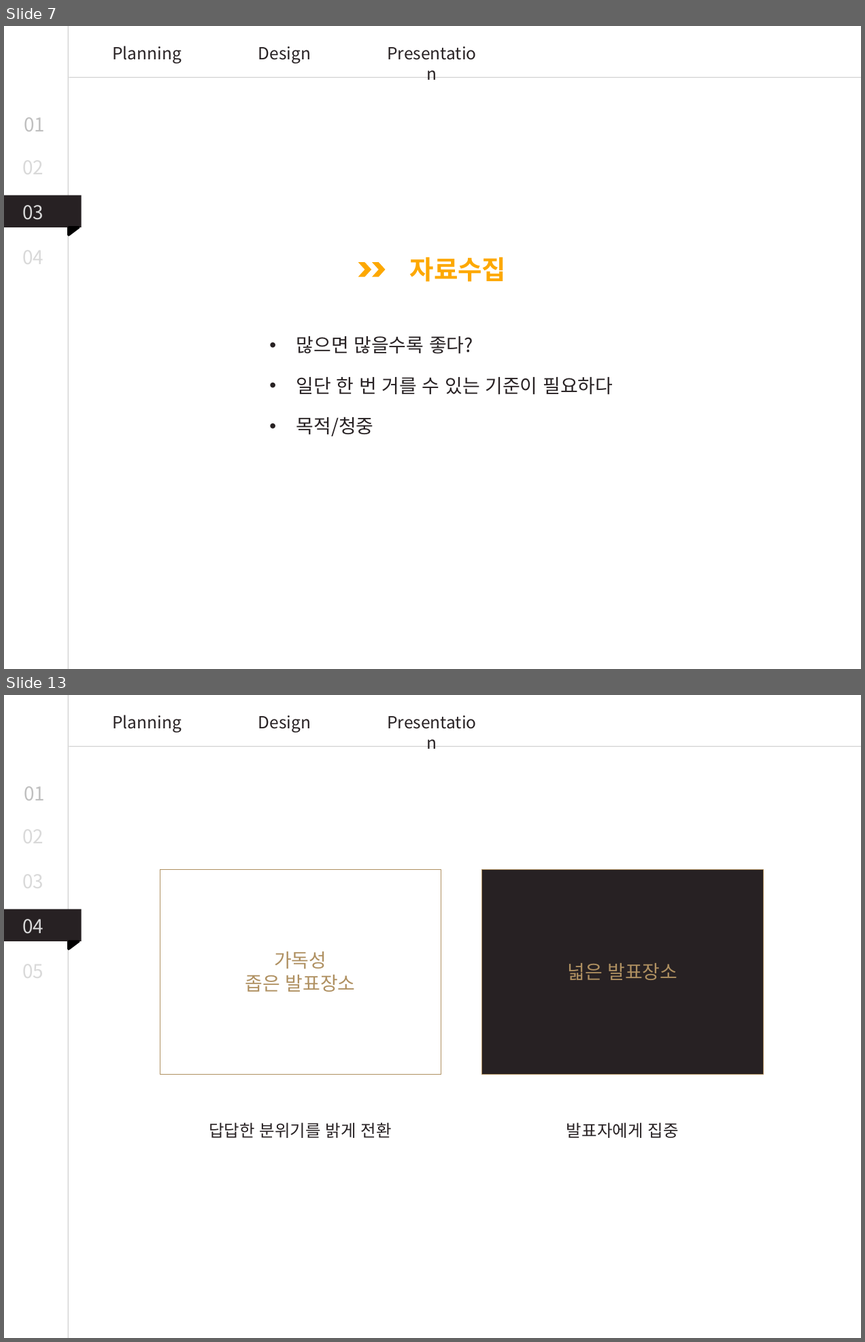
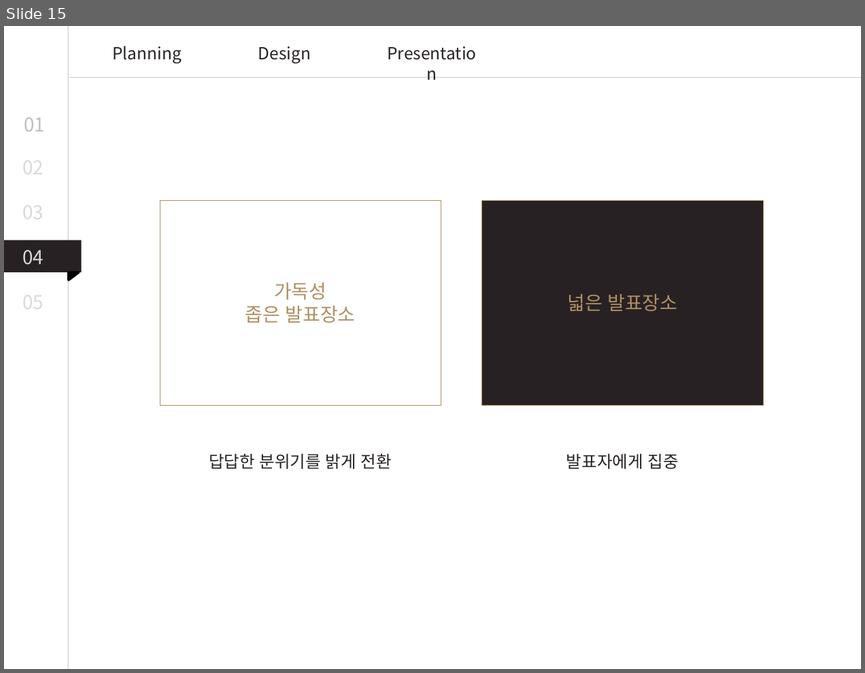
Before and after one commit to byh020907/2uzubook, a slide deck: Presentation/PPT템플릿_강의안.pptx. Shown one above the other, each under a label of ours: slides 7 and 13 before the commit, slide 15 after it; the slides between them are not shown. The pictures are 865x1342 and 865x673 pixels, drawn with LibreOffice and Linux fonts; fonts in the diff are those of the drawing. Boxes give left, top, right and bottom in pixels: in the first picture for what was removed or moved away, otherwise in the second. Text is boxed around its words. In the diff, an @@ line names an element or a change of style, - is before the commit and + after.

```diff
--- a/Presentation/PPT템플릿_강의안.pptx
+++ b/Presentation/PPT템플릿_강의안.pptx
@@ slide 7 removed at (4,26,861,669), background #FFFFFF @@
@@ line removed from (68, 26) to (68, 669) @@
@@ text removed at (112,46,181,63) @@
-Planning
@@ text removed at (377,39,486,68) @@
-Presentation
@@ text removed at (258,46,311,63) @@
-Design
@@ line removed from (861, 78) to (69, 78) @@
@@ text removed at (24,117,45,131) @@
-01
@@ text removed at (22,152,43,180) @@
-02
@@ rectangle removed at (4,195,81,227) @@
@@ text removed at (22,205,43,220) @@
-03
@@ right triangle removed at (69,227,79,235) @@
@@ text removed at (22,242,43,270) @@
-04
@@ chevron removed at (358,263,371,277) @@
@@ chevron removed at (373,263,385,277) @@
@@ text removed at (410,257,506,282) @@
-자료수집
@@ text removed at (296,336,473,354) @@
-• 많으면 많을수록 좋다?
@@ text removed at (296,377,613,395) @@
-• 일단 한 번 거를 수 있는 기준이 필요하다
@@ text removed at (296,416,374,436) @@
-• 목적/청중
@@ what was slide 13 is now slide 15 @@
```
Also in this commit, not shown: 8 slides changed, 6 slides added, 3 other slides removed.
